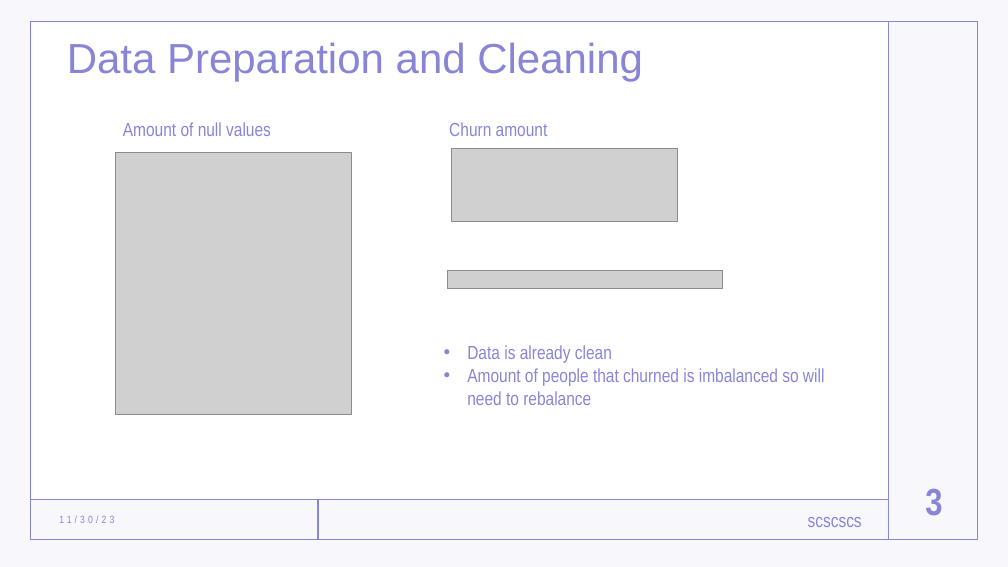
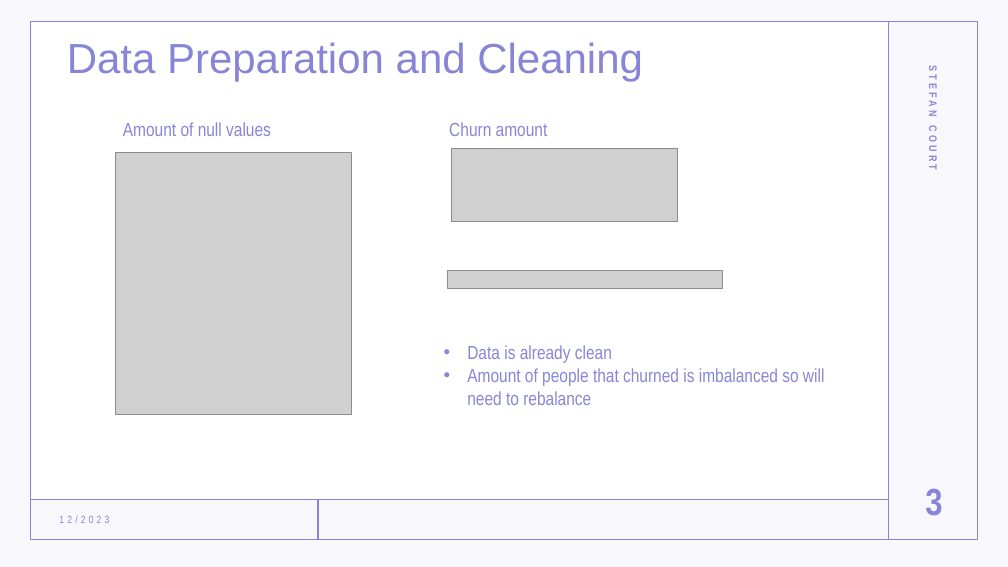
Before and after one commit to stefancourt/Churn-Prediction, a slide deck: slide 3 of Churn Prediction Presentation.pptx. Drawn at 1008x567 pixels with LibreOffice and Linux fonts; fonts in the diff are those of the drawing; grey boxes stand for pictures. Boxes give left, top, right and bottom in pixels: in the first picture for what was removed or moved away, otherwise in the second. Text is boxed around its words. In the diff, an @@ line names an element or a change of style, - is before the commit and + after.

```diff
--- a/Churn Prediction Presentation.pptx
+++ b/Churn Prediction Presentation.pptx
@@ text added at (927,74,939,169), 10.5 pt, text #8885D7, bold @@
+STEFAN COURT
@@ text at (59,515,109,523): text changed @@
-11/30/23
+12/2023
@@ text removed at (808,517,862,527) @@
-scscscs
```
Also in this commit, not shown: 8 other slides changed.
